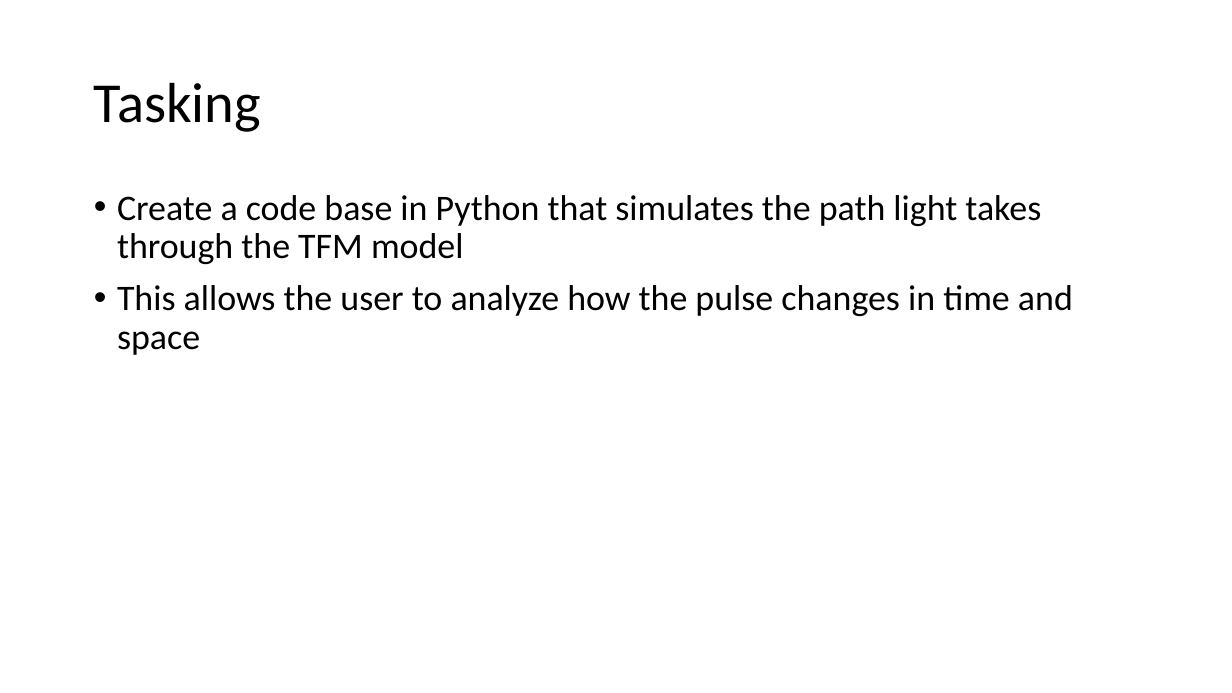
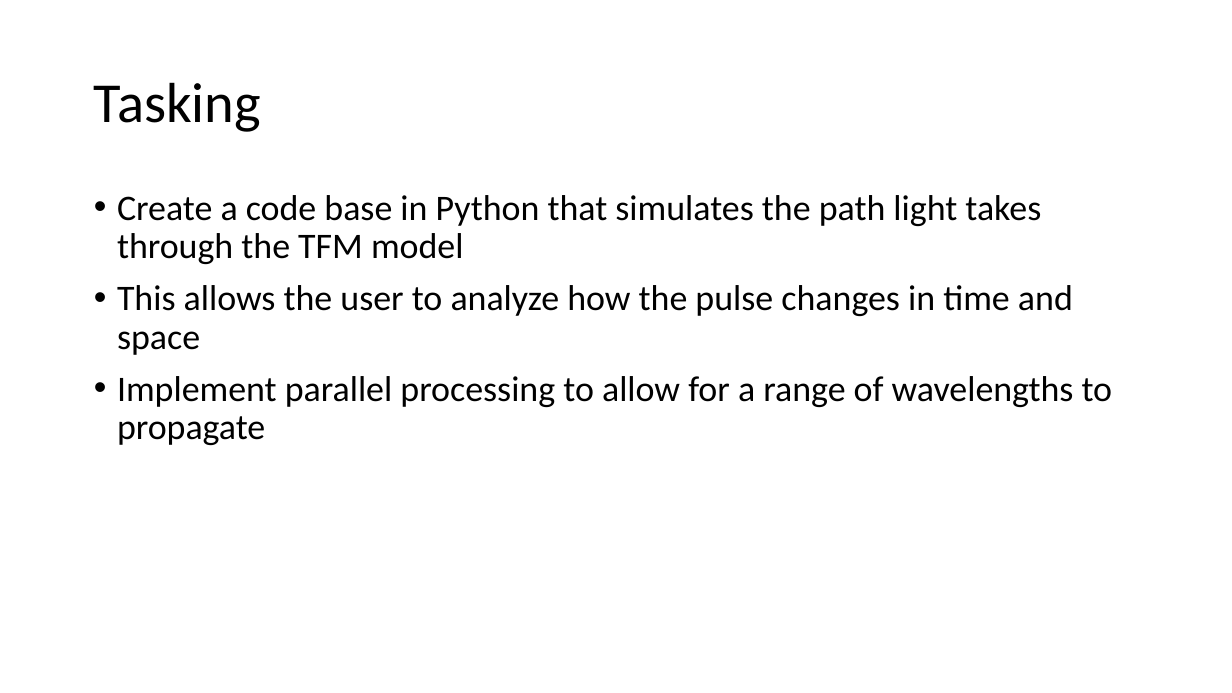
Before and after one commit to teastman21/BiomedicalOptics, a slide deck: slide 4 of draft_ppt_eastman.pptx. Drawn at 1232x693 pixels with LibreOffice and Linux fonts; fonts in the diff are those of the drawing. Boxes give left, top, right and bottom in pixels: in the first picture for what was removed or moved away, otherwise in the second. Text is boxed around its words. In the diff, an @@ line names an element or a change of style, - is before the commit and + after.

Commit message:
updated draft

```diff
--- a/draft_ppt_eastman.pptx
+++ b/draft_ppt_eastman.pptx
@@ text at (x1=117, y1=376, x2=1113, y2=445): paragraph added @@
+• Implement parallel processing to allow for a range of wavelengths to propagate
```
